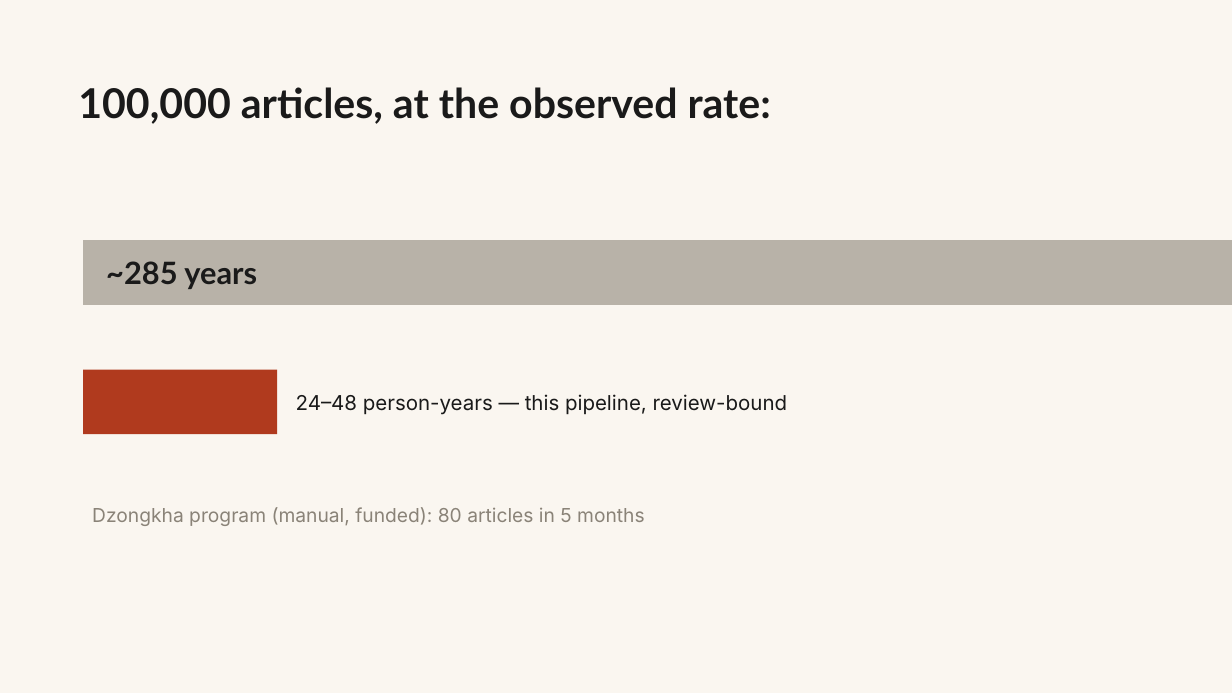
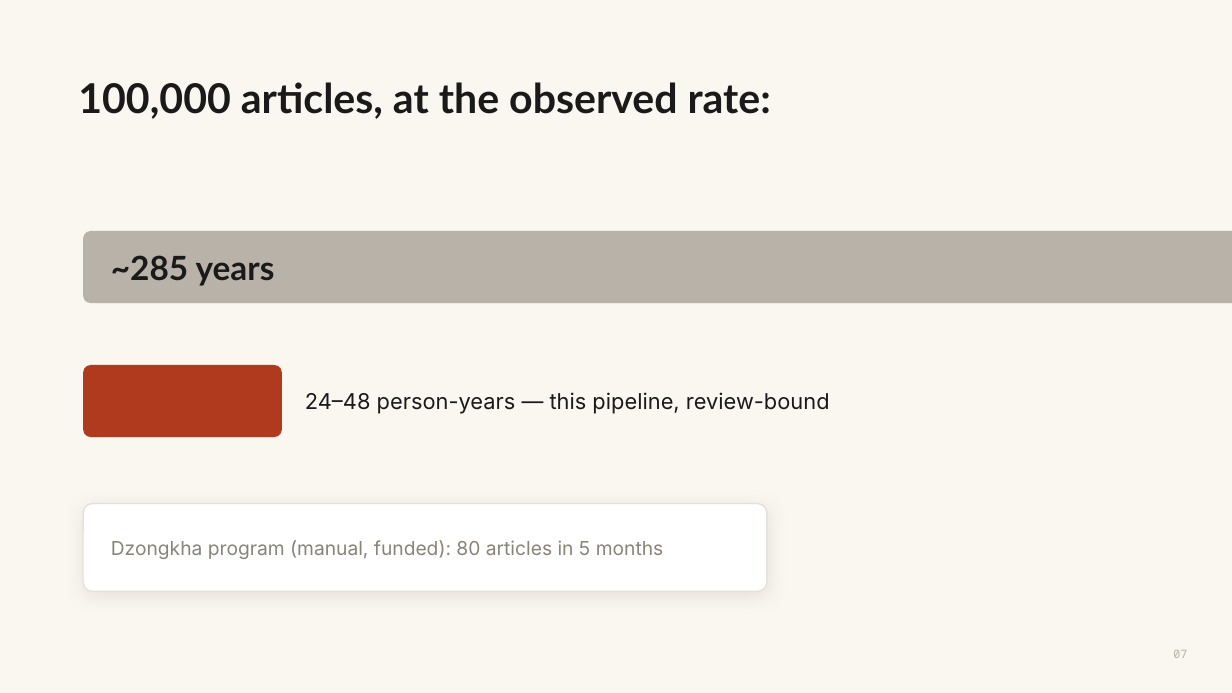
Before and after one commit to WeBuddhist/21-taras-rails, a slide deck: slide 7 of 0-INBOX/presentation-humanities-2026/verification-deck.pptx. Drawn at 1232x693 pixels with LibreOffice and Linux fonts; fonts in the diff are those of the drawing. Boxes give left, top, right and bottom in pixels: in the first picture for what was removed or moved away, otherwise in the second. Text is boxed around its words. In the diff, an @@ line names an element or a change of style, - is before the commit and + after.

```diff
--- a/0-INBOX/presentation-humanities-2026/verification-deck.pptx
+++ b/0-INBOX/presentation-humanities-2026/verification-deck.pptx
@@ text "100,000 articles, at the observed ...": place and size @@
-text "100,000 articles, at the observed ..." at [78, 87, 771, 124]
+text "100,000 articles, at the observed ..." at [78, 82, 771, 119]
@@ rounded rectangle at [83, 231, 1232, 303]: rectangle to rounded rectangle @@
@@ rounded rectangle: place and size @@
-rounded rectangle at [83, 240, 1232, 305]
+rounded rectangle at [83, 231, 1232, 303]
@@ text "~285 years" at [111, 255, 275, 286]: size 24 to 26 pt @@
@@ rounded rectangle: place and size @@
-rounded rectangle at [83, 370, 277, 434]
+rounded rectangle at [83, 365, 282, 437]
@@ rounded rectangle at [83, 365, 282, 437]: rectangle to rounded rectangle @@
@@ text "24–48 person-years — this pipeline, ...": place and size @@
-text "24–48 person-years — this pipeline, ..." at [296, 394, 788, 415]
+text "24–48 person-years — this pipeline, ..." at [305, 392, 830, 414]
@@ text "24–48 person-years — this pipeline, ..." at [305, 392, 830, 414]: size 16 to 17 pt @@
@@ rounded rectangle added at [83, 504, 767, 592], fill #FFFFFF, outline #E5E0D8 1 pt @@
@@ text "Dzongkha program (manual, funded): 80 ...": place and size @@
-text "Dzongkha program (manual, funded): 80 ..." at [92, 507, 645, 526]
+text "Dzongkha program (manual, funded): 80 ..." at [111, 540, 664, 559]
@@ text added at [1173, 650, 1187, 658], 9 pt, text #B8B2A8 @@
+07
```
Also in this commit, not shown: 31 other slides changed.
